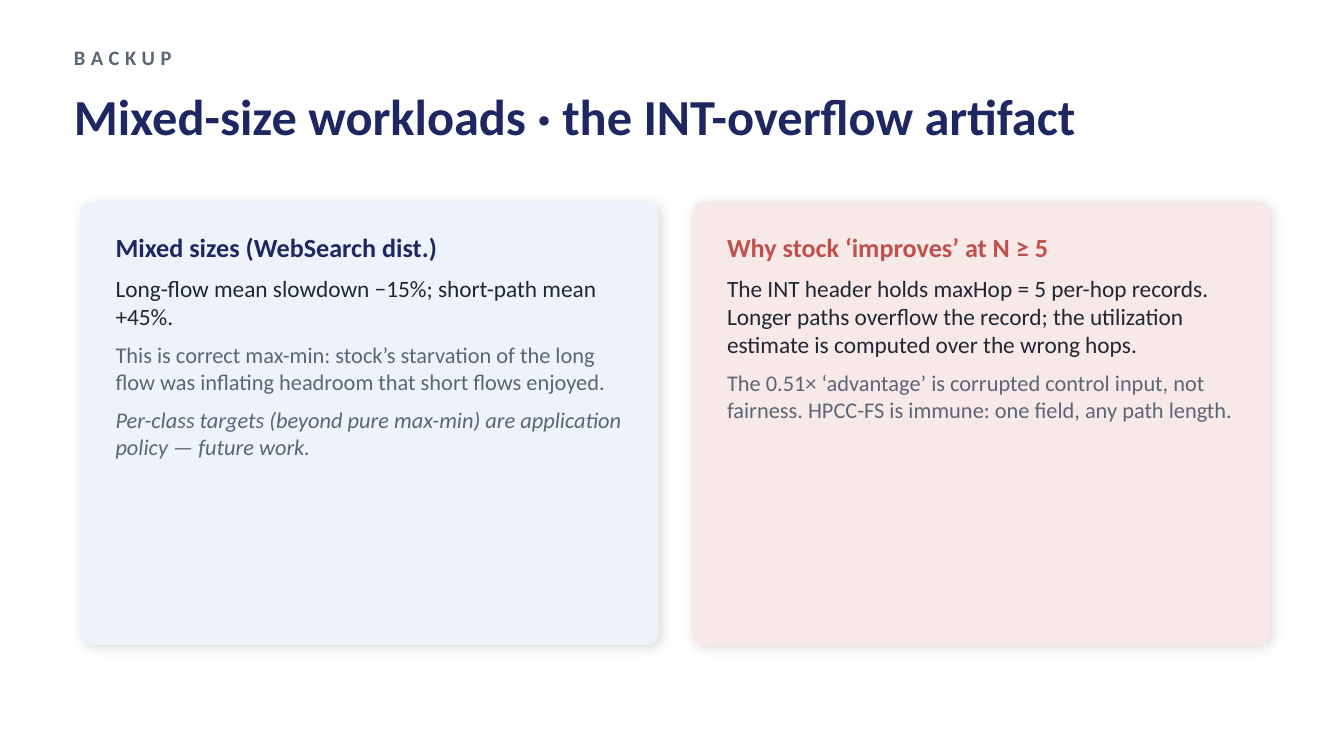
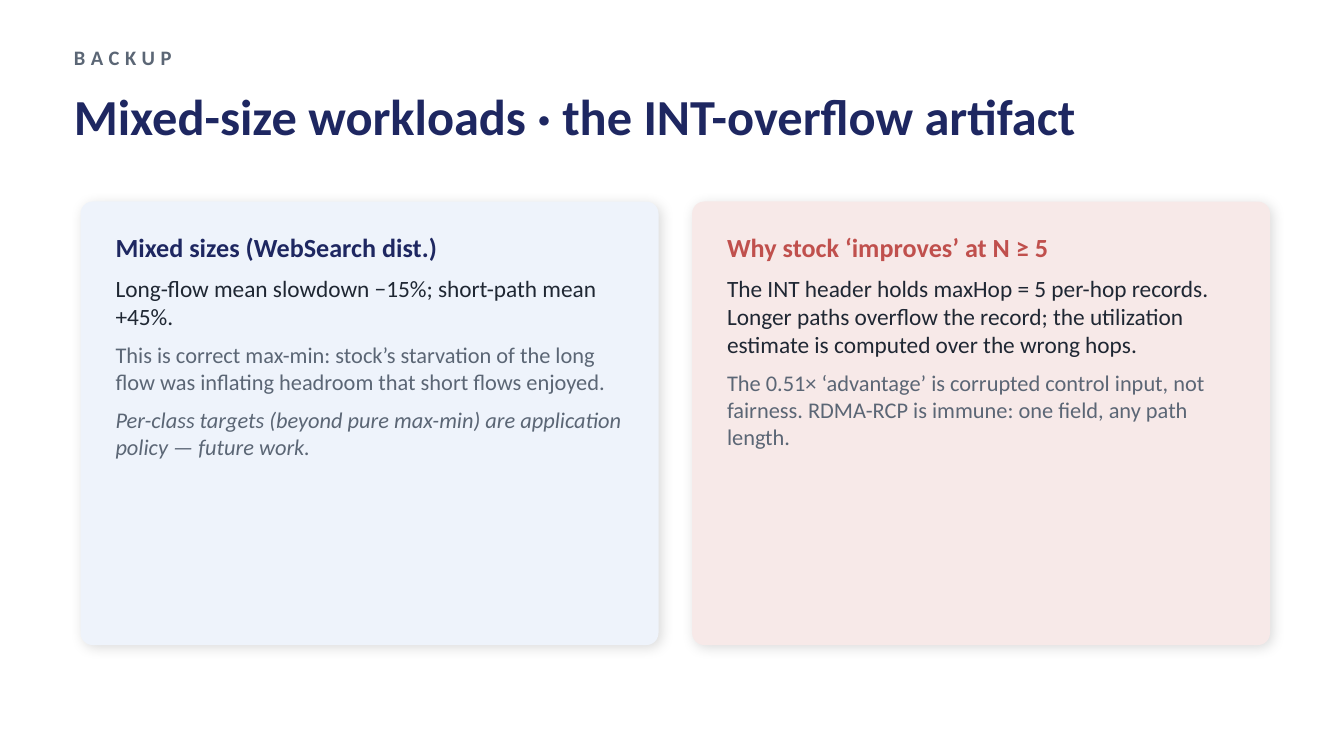
Before and after one commit to UNOCourseDemo/hpcc-fs, a slide deck: slide 19 of examples/hpcc/hpcc-fs/talk/ipccc2026-talk.pptx. Drawn at 1344x756 pixels with LibreOffice and Linux fonts; fonts in the diff are those of the drawing. Boxes give left, top, right and bottom in pixels: in the first picture for what was removed or moved away, otherwise in the second. Text is boxed around its words. In the diff, an @@ line names an element or a change of style, - is before the commit and + after.

Commit message:
RDMA-RCP: empirical-study restructure, new experiments, docs
- Paper (both versions, 10pp): retitled 'Multi-Bottleneck Fairness on RDMA
  Fabrics: An Empirical Study'; HPCC-FS renamed RDMA-RCP (implementation
  name unchanged, cc_mode 11)
- New experiments + engine knobs (all additive, defaults preserve stock):
  run_cc_baselines.py (DCQCN/TIMELY/DCTCP endemic table),
  run_vrcp.py (mb_mode 6 sender-side RCP mirror -- consistency result),
  fs_rcp_window (canonical cwnd=R*RTT endpoint),
  dwrr_weights (weighted-DRR egress; reservation alone insufficient)
- README + project page rewritten around the three findings and the
  sliced-telemetry coexistence boundary
- Talk deck source + pptx updated (PDF pending re-export)

```diff
--- a/examples/hpcc/hpcc-fs/talk/ipccc2026-talk.pptx
+++ b/examples/hpcc/hpcc-fs/talk/ipccc2026-talk.pptx
@@ text at (727, 375, 1204, 449): text changed @@
-The 0.51× ‘advantage’ is corrupted control input, not fairness. HPCC-FS is immune: one field, any path length.
+The 0.51× ‘advantage’ is corrupted control input, not fairness. RDMA-RCP is immune: one field, any path length.
```
Also in this commit, not shown: 7 other slides changed, 21 other files.
